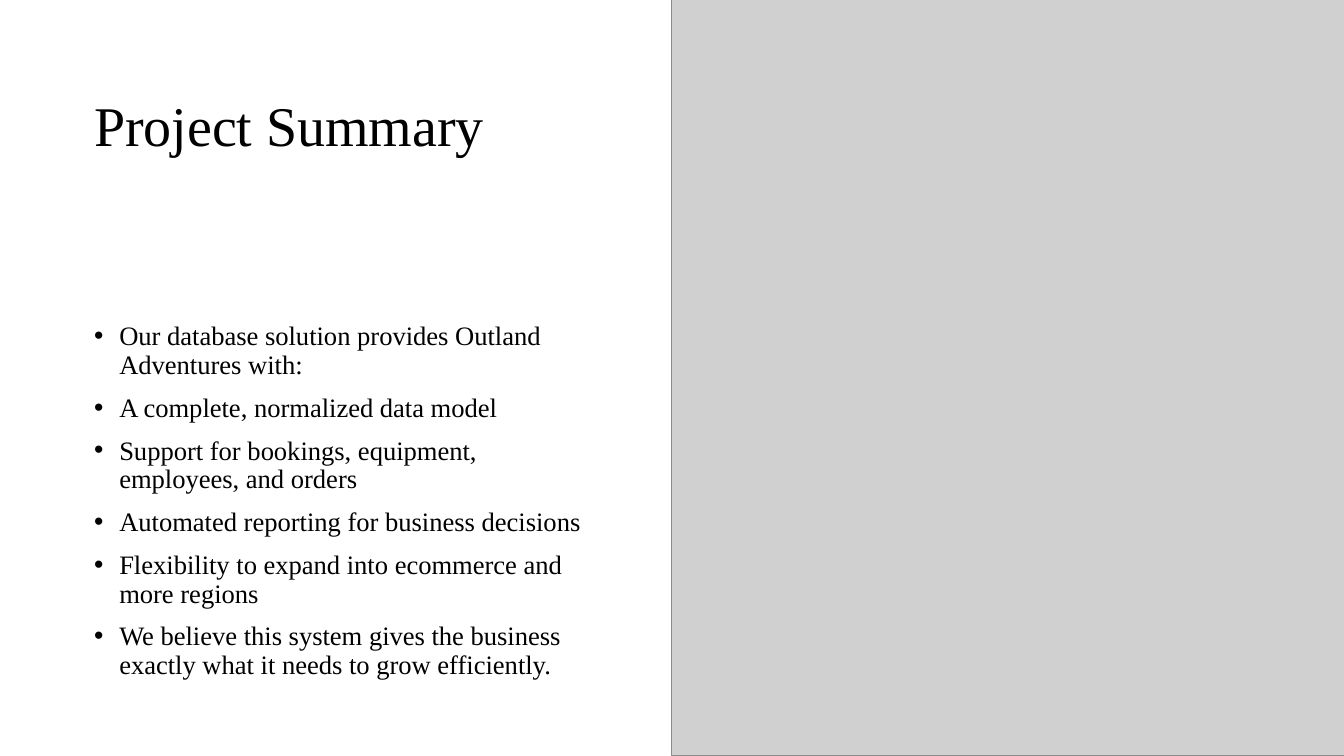
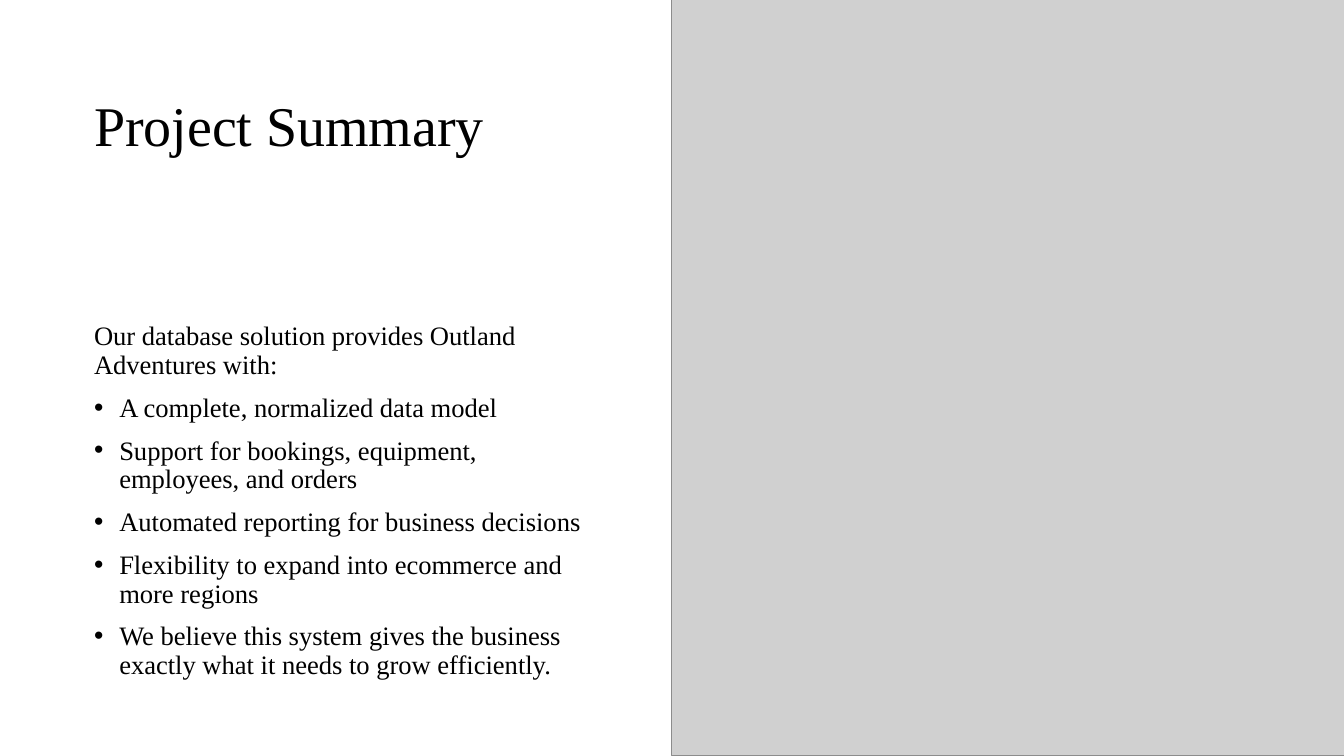
Before and after one commit to Panda-Alex21687/Green-Group, a slide deck: slide 13 of Idea's and Collaborated Milestones/Alexander/Green Group Milestone 4.pptx. Drawn at 1344x756 pixels with LibreOffice and Linux fonts; fonts in the diff are those of the drawing; grey boxes stand for pictures. Boxes give left, top, right and bottom in pixels: in the first picture for what was removed or moved away, otherwise in the second. Text is boxed around its words. In the diff, an @@ line names an element or a change of style, - is before the commit and + after.

Commit message:
Added Final ERD to Alexander and Powerpoint for Milestone 4

```diff
--- a/Idea's and Collaborated Milestones/Alexander/Green Group Milestone 4.pptx
+++ b/Idea's and Collaborated Milestones/Alexander/Green Group Milestone 4.pptx
@@ text at <box>94,326,516,375</box>: bullet • to none @@
```
Also in this commit, not shown: 1 other file.
